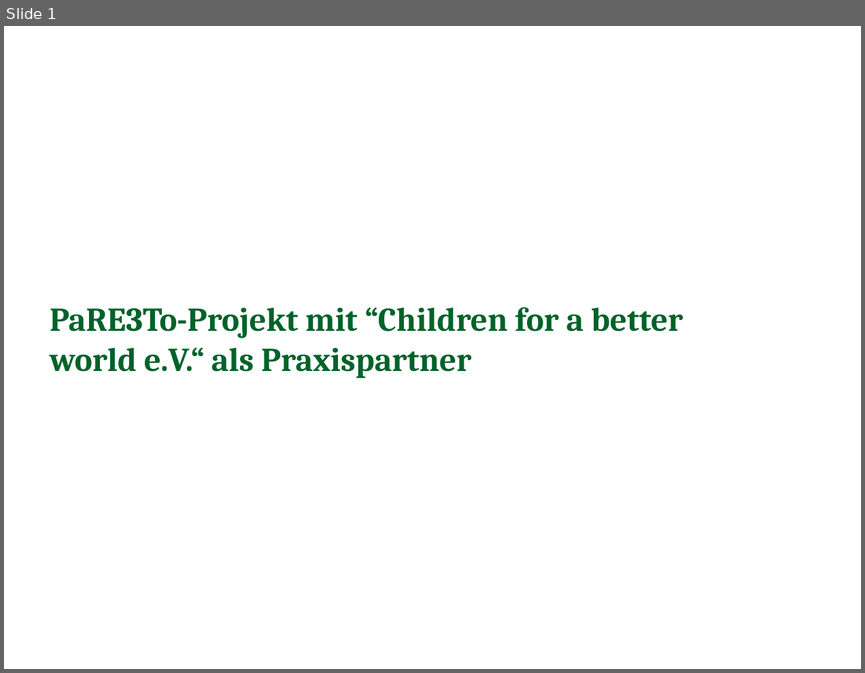
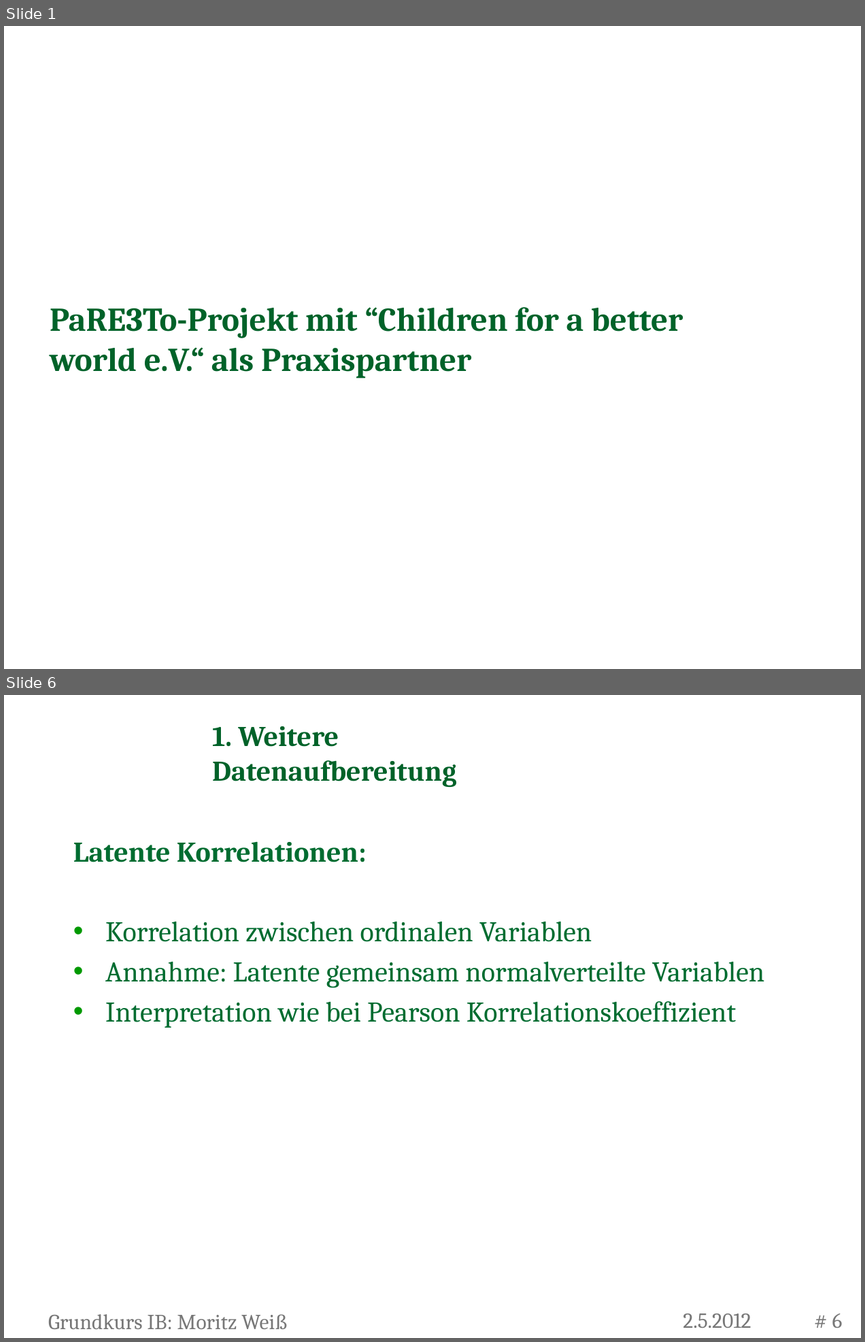
Before and after one commit to RafaelSchuetz/Pareto, a slide deck: CHILDREN/Zwischenkolloquien/2. Zwischentreffen Präsentation.pptx. Shown one above the other, each under a label of ours: slide 1 before the commit, slides 1 and 6 after it; the slides between them are not shown. The pictures are 865x673 and 865x1342 pixels, drawn with LibreOffice and Linux fonts; fonts in the diff are those of the drawing; background and template pictures are left out. Boxes give left, top, right and bottom in pixels: in the first picture for what was removed or moved away, otherwise in the second. Text is boxed around its words. In the diff, an @@ line names an element or a change of style, - is before the commit and + after.

```diff
--- a/CHILDREN/Zwischenkolloquien/2. Zwischentreffen Präsentation.pptx
+++ b/CHILDREN/Zwischenkolloquien/2. Zwischentreffen Präsentation.pptx
@@ slide 6 added at (4, 695, 861, 1338), background picture (left out) @@
@@ title added at (212, 726, 456, 787), 24 pt, text #006229, bold @@
+1. Weitere Datenaufbereitung
@@ text added at (73, 841, 764, 1028), 24 pt, text #006C30 @@
+Latente Korrelationen:
+• Korrelation zwischen ordinalen Variablen
+• Annahme: Latente gemeinsam normalverteilte Variablen
+• Interpretation wie bei Pearson Korrelationskoeffizient
@@ text added at (48, 1314, 288, 1329), 18 pt, text #777777 @@
+Grundkurs IB: Moritz Weiß
@@ text added at (683, 1313, 751, 1327), 18 pt, text #777777 @@
+2.5.2012
@@ page number added at (832, 1313, 842, 1327), 18 pt, text #777777 @@
+# 6
```
Also in this commit, not shown: 6 slides changed, 13 other slides added, 2 slides removed, 11 other files.
